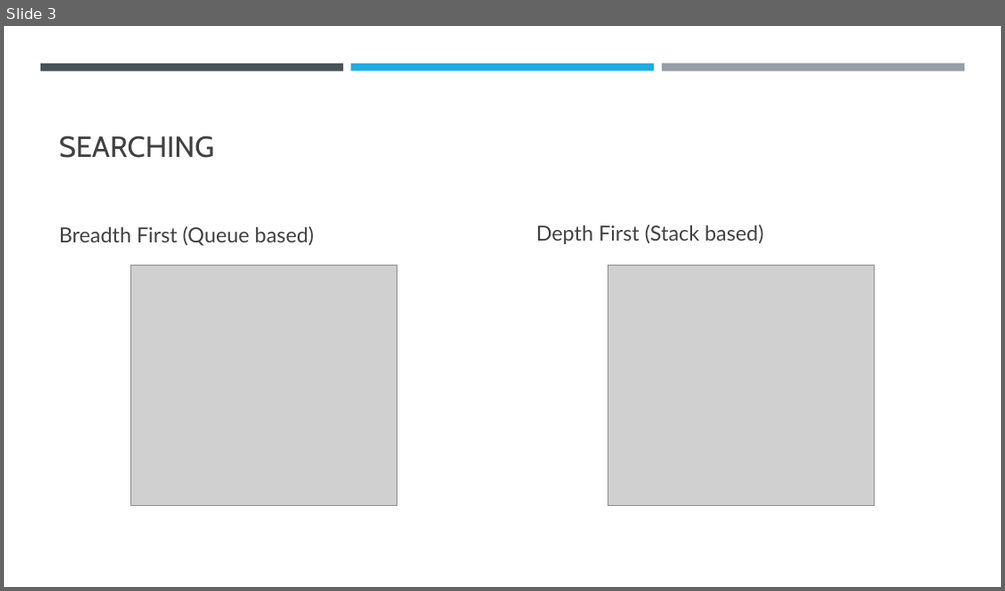
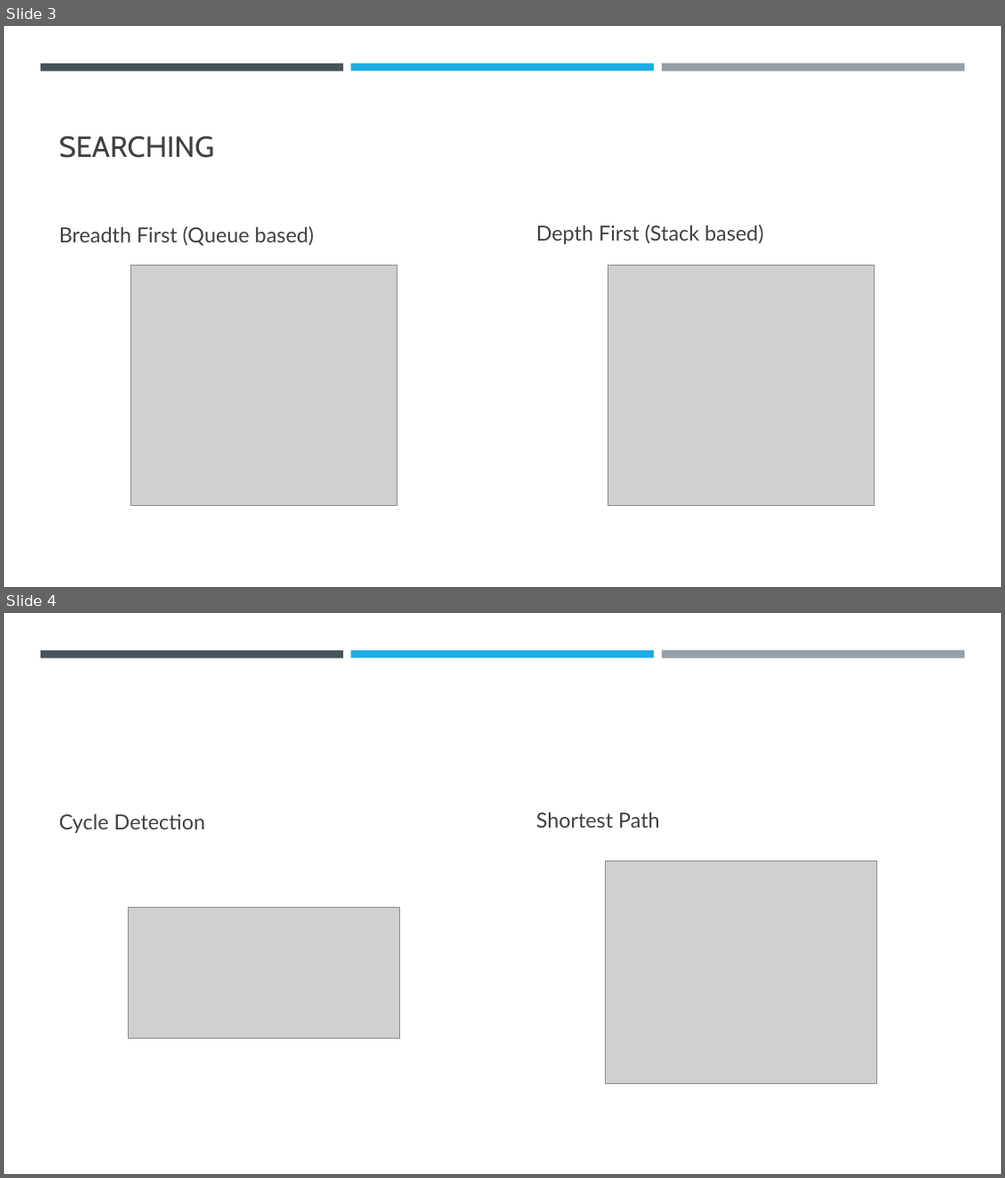
Before and after one commit to sethveeper/Fall2020SchoolProjects, a slide deck: ProjectMakeItSo/GraphingPresentation/Graphing Algorithms.pptx. Shown one above the other, each under a label of ours: slide 3 before the commit, slides 3 and 4 after it. The pictures are 1005x591 and 1005x1178 pixels, drawn with LibreOffice and Linux fonts; fonts in the diff are those of the drawing; grey boxes stand for pictures. Boxes give left, top, right and bottom in pixels: in the first picture for what was removed or moved away, otherwise in the second. Text is boxed around its words. In the diff, an @@ line names an element or a change of style, - is before the commit and + after.

```diff
--- a/ProjectMakeItSo/GraphingPresentation/Graphing Algorithms.pptx
+++ b/ProjectMakeItSo/GraphingPresentation/Graphing Algorithms.pptx
@@ slide 4 added at (x1=4, y1=613, x2=1001, y2=1174), background #FFFFFF; not listed: 3 template elements that a slide beside it also shows @@
@@ text added at (x1=59, y1=814, x2=205, y2=833), 20 pt, text #404040 @@
+Cycle Detection
@@ text added at (x1=536, y1=812, x2=660, y2=827), 20 pt, text #404040 @@
+Shortest Path
@@ picture added at (x1=606, y1=861, x2=877, y2=1084) @@
@@ picture added at (x1=128, y1=907, x2=400, y2=1038) @@
```
Also in this commit, not shown: 1 other slide added, 1 slide removed, 2 other files.
